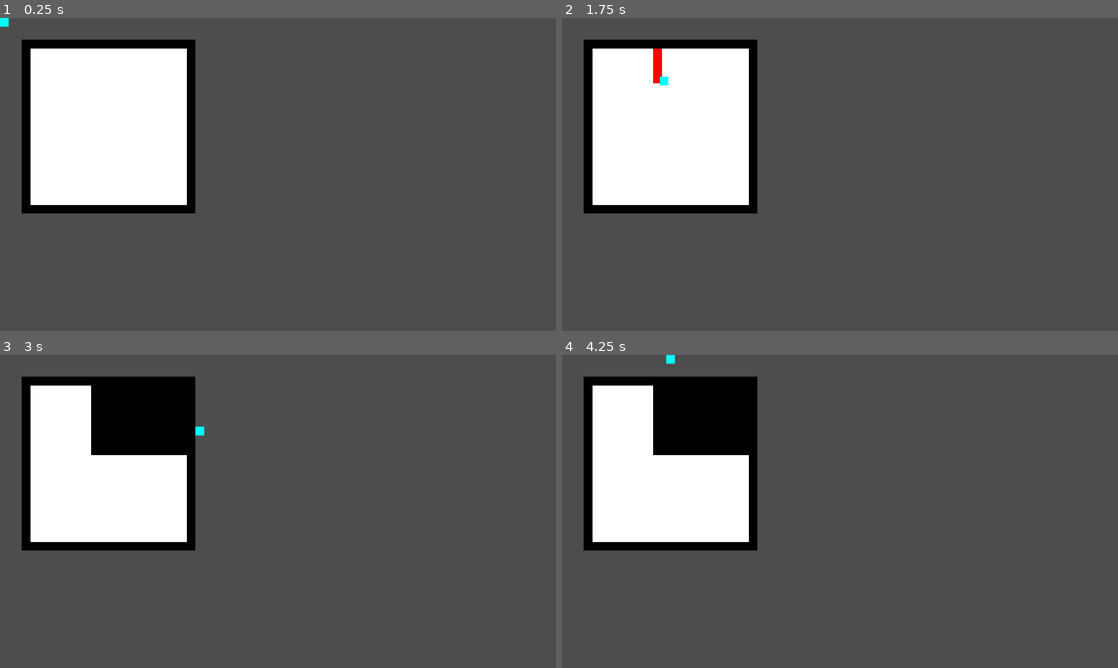
Above: before the commit, frames 1-4 (two rows, left to right).
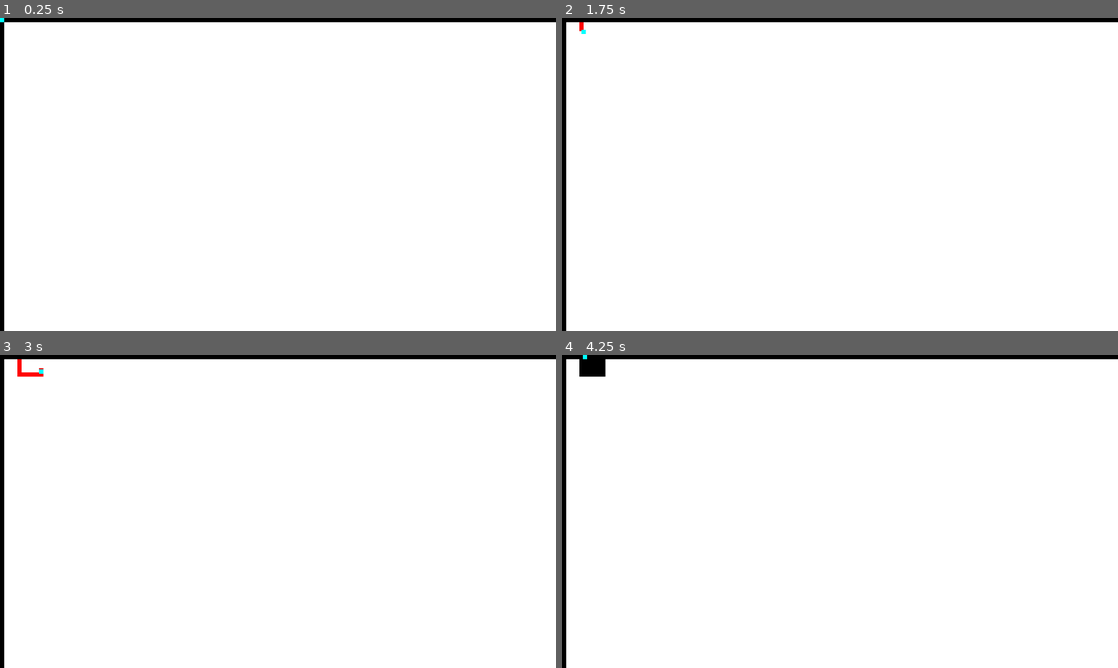
Above: after the commit, the same moments.

Repository: mfventura/xonix-replica
Game: Godot game, scene res://Gameboard.tscn
Two runs of this game, one before a commit and one after it. Both use one fixed random seed, a clock stepped at 60 frames per second and the inputs below.
Inputs:
- Up to frame 1 (0.25 s): no input
- Up to frame 2 (1.75 s): tap Enter at 0.5 s; hold Right (ui_right) 0.53-1.28 s; hold Down (ui_down) from 1.28 s (still down)
- Up to frame 3 (3 s): release Down (ui_down) at 2.03 s; hold Right (ui_right) 2.03-2.78 s; hold Up (ui_up) from 2.78 s (still down)
- Up to frame 4 (4.25 s): release Up (ui_up) at 3.53 s; hold Left (ui_left) from 3.53 s (still down)

The runs differ from the first frame. In frame 1, 86% of the frame differs, in the area x 0-100%, y 0-100%; in frame 2, 86%; in frame 3, 90%; in frame 4, 90%.

Commit message:
movement

Diff:
--- a/Character.gd
+++ b/Character.gd
@@ -1,24 +1,28 @@
 extends CharacterBody2D
 
 
-@export var speed = 300
-var size = 5
+@export var speed = 60
+var size  : int = 2
 
 # Called when the node enters the scene tree for the first time.
 func _ready():
 	pass # Replace with function body.
 
 func get_input():
-	velocity = Vector2()
 	if Input.is_action_pressed('ui_right'):
-		velocity.x += 1
+		velocity.x = 1
+		velocity.y = 0
 	elif Input.is_action_pressed('ui_left'):
-		velocity.x -= 1
+		velocity.x = -1
+		velocity.y = 0
 	elif Input.is_action_pressed('ui_down'):
-		velocity.y += 1
+		velocity.y = 1
+		velocity.x = 0
 	elif Input.is_action_pressed('ui_up'):
-		velocity.y -= 1
-	velocity = velocity.normalized() * speed
+		velocity.y = -1
+		velocity.x = 0
+	velocity = (velocity.normalized() * speed)
+	print(velocity)
 
 # Called every frame. 'delta' is the elapsed time since the previous frame.
 func _process(delta):
@@ -34,5 +38,5 @@
 func _draw():
 	draw_rect(Rect2(position, Vector2(size,size)), Color.AQUA)
 
-func isMoving():
-	return velocity.normalized() != Vector2.ZERO
+func stop_movement():
+	velocity = Vector2.ZERO
--- a/Gameboard.gd
+++ b/Gameboard.gd
@@ -1,10 +1,10 @@
 extends Node2D
 
 
-var size : float = 20
-var width: float = 20
-var height: float = 20
-var offset = 50
+var size : float = 10
+var width: float = 200
+var height: float = 200
+var offset = 0
 
 @export var char : CharacterBody2D
 
@@ -17,8 +17,9 @@
 	print("Ready")
 	_buildBoard()
 	char.set_size(size)
-
 func restart():
+	char.stop_movement()
+	char.position = Vector2.ZERO
 	_buildBoard()
 	queue_redraw()
 
@@ -65,6 +66,7 @@
 
 func floodfill():
 	if(fillCells.size() > 0):
+		char.stop_movement()
 		for cell in fillCells:
 			var x = int(cell.x - offset)/size
 			var y = int(cell.y - offset)/size
--- /dev/null
+++ b/Globals.gd
@@ -0,0 +1,11 @@
+extends Node
+
+
+# Called when the node enters the scene tree for the first time.
+func _ready():
+	pass # Replace with function body.
+
+
+# Called every frame. 'delta' is the elapsed time since the previous frame.
+func _process(delta):
+	pass
Not shown, added: GamBFC1.tmp
